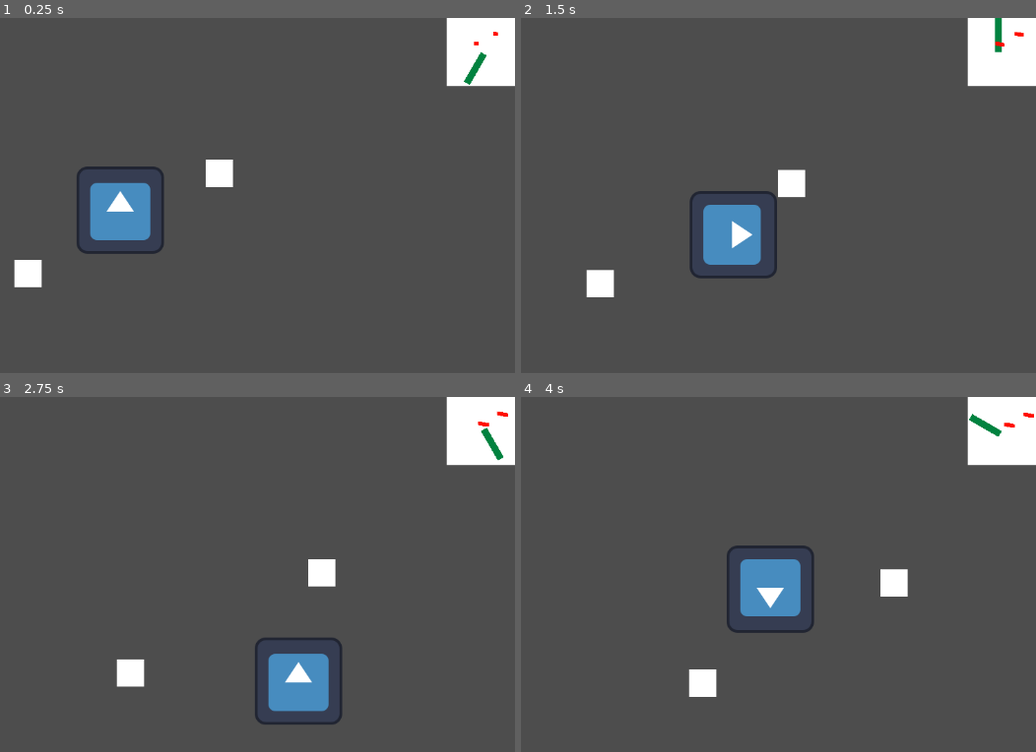
Above: before the commit, frames 1-4 (two rows, left to right).
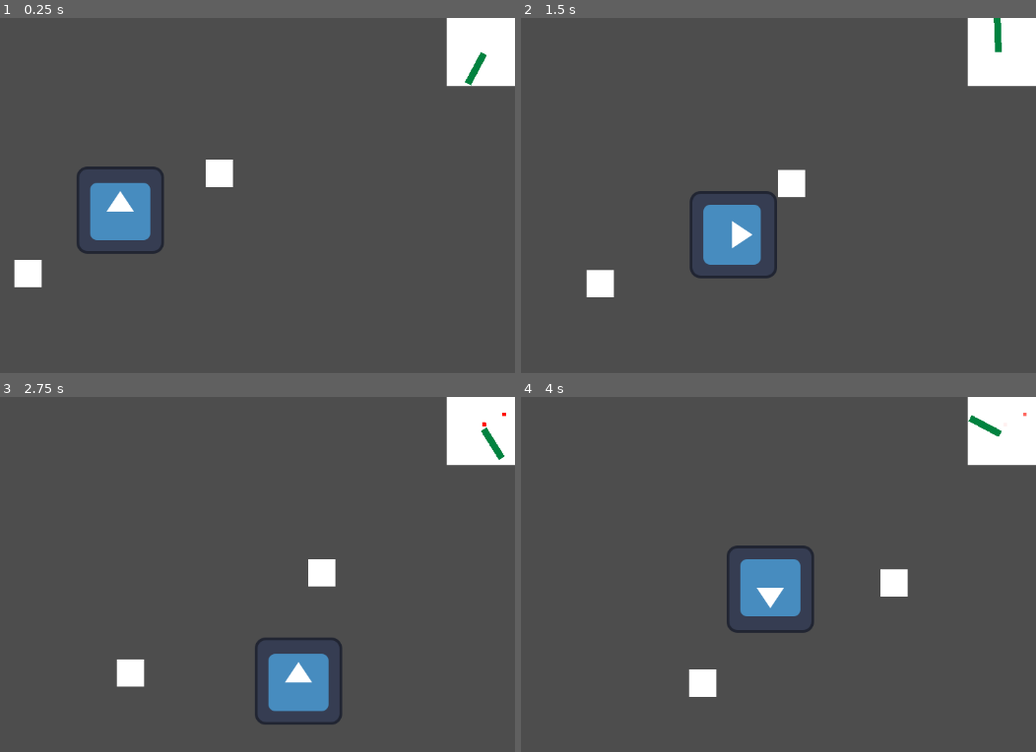
Above: after the commit, the same moments.

Repository: ItsTunda1/Bermuda-Reaper
Game: Godot game, scene res://scenes/GAME.tscn
Two runs of this game, one before a commit and one after it. Both use one fixed random seed, a clock stepped at 60 frames per second and the inputs below. This scene is started directly instead of the project's main scene. The engine's default icon, where the game draws it, is replaced by a stand-in: a white triangle on a blue panel in a dark square.
Inputs (mouse positions are in pixels of both pictures, inside the frame that each line leads up to):
- Up to frame 1 (0.25 s): no input
- Up to frame 2 (1.5 s): move the mouse to (814, 216) at 0.52 s; hold Right (ui_right) 0.53-1.28 s; click (814, 216) at 0.67 s; move the mouse to (outside the picture) at 1.27 s; hold Down (ui_down) from 1.28 s (still down)
- Up to frame 3 (2.75 s): move the mouse to (200, 521) at 2.02 s; release Down (ui_down) at 2.03 s; hold Right (ui_right) from 2.03 s (still down)
- Up to frame 4 (4 s): move the mouse to (603, 705) at 2.77 s; release Right (ui_right) at 2.78 s; hold Up (ui_up) 2.78-3.53 s; click (603, 705) at 2.92 s; move the mouse to (876, 684) at 3.52 s; hold Left (ui_left) from 3.53 s (still down)

The runs differ from the first frame. In frame 1, less than 0.1% of the frame differs, in the area x 90-97%, y 3-20%; in frame 2, 0.1%, in the area x 91-98%, y 0-9%; in frame 3, less than 0.1%; in frame 4, 0.1%.

Commit message:
radar functional!

Diff:
--- a/scripts/radar.gd
+++ b/scripts/radar.gd
@@ -7,6 +7,7 @@
 var radar_points = [Vector2(10, 20), Vector2(-50, 30)]
 
 # Wiper Anim
+var wiper_angle: float = 0.0;
 @onready var wiper = $CanvasLayer/RadarContainer/Wiper
 
 # Boat
@@ -29,9 +30,17 @@
 	# Add current
 	for point in points:
 		if (boat.position.distance_squared_to(Vector2(point))/1000 <= 100):
-			var dot = RadarDotScene.instantiate()
-			radar_container.add_child(dot)
-			dot.position = convert_to_radar_position(point)
+			# Check angle (show if overlap with wiper)
+			var angle_to_origin = -rad_to_deg(point.angle()) + 270.0;	# Flip & Offset by 90 so that it matches the wiper
+			if (angle_to_origin >= 360):
+				angle_to_origin = 0.0;
+			print(angle_to_origin)
+			print(wiper_angle)
+			print("==================")
+			if (abs(angle_to_origin - wiper_angle) <= 10):
+				var dot = RadarDotScene.instantiate()
+				radar_container.add_child(dot)
+				dot.position = convert_to_radar_position(point)
 
 func convert_to_radar_position(world_offset: Vector2) -> Vector2:
 	var normalized = world_offset / radar_range  # range -1 to 1
@@ -52,6 +61,8 @@
 
 	update_radar(points)
 
-
 	# Move Wiper
-	wiper.rotation_degrees += 2.0
+	wiper.rotation_degrees = wiper_angle;
+	wiper_angle += 2.0;
+	if (wiper_angle >= 360.0):
+		wiper_angle = 0.0;
